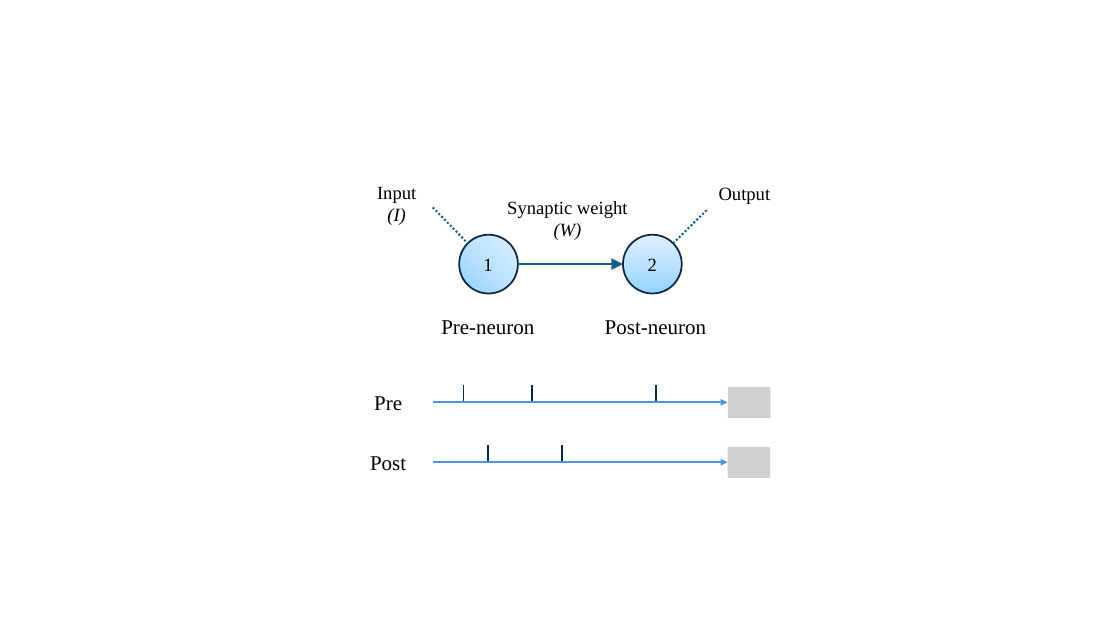
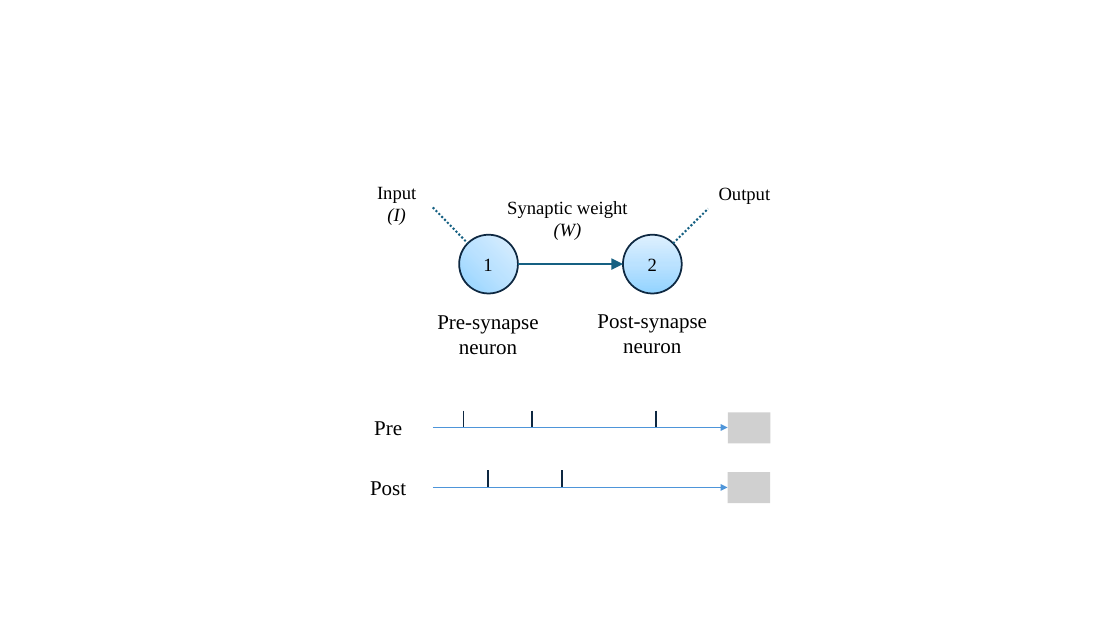
Before and after one commit to ArazTayefe/PhD-Thesis, a slide deck: slide 1 of Figures_source.pptx. Drawn at 1120x630 pixels with LibreOffice and Linux fonts; fonts in the diff are those of the drawing; grey boxes stand for pictures. Boxes give left, top, right and bottom in pixels: in the first picture for what was removed or moved away, otherwise in the second. Text is boxed around its words. In the diff, an @@ line names an element or a change of style, - is before the commit and + after.

```diff
--- a/Figures_source.pptx
+++ b/Figures_source.pptx
@@ text at [437, 315, 538, 355]: text changed @@
-Pre-neuron
+Pre-synapse
+neuron
@@ text at [597, 314, 707, 354]: text changed @@
-Post-neuron
+Post-synapse
+neuron
@@ 5 lines, 2 pictures, 2 texts, 2 arrows: place and size @@
-5 lines, 2 pictures, 2 texts, 2 arrows at [370, 386, 770, 478]
+5 lines, 2 pictures, 2 texts, 2 arrows at [370, 411, 770, 503]
```
Also in this commit, not shown: 8 other files.
